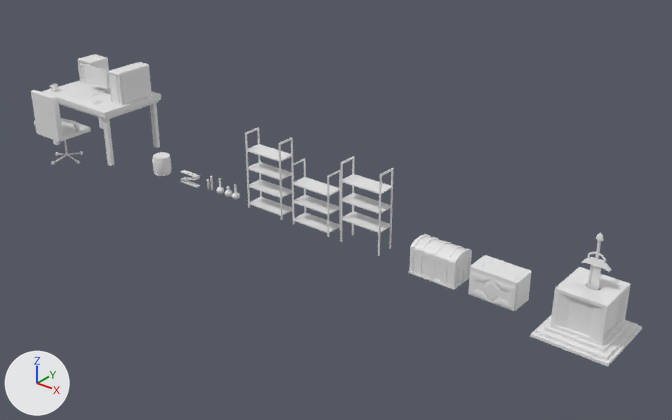
The FBX model Assets/ASSETS_ESCALATOPIA/Props/Props_002.fbx: old version first, new version second.
Rendered twice from a 50 mm lens placed at (16.32, -24.41, 16.25), pointed at (-4.03, 1.02, 0.48). The axes (+X, +Y, +Z) are drawn at lower left. The lights are the same throughout. The picture after the commit comes second. Where no turn or scale is listed for an object, it has been applied to the vertices.

In view in the first picture: 'Caja 1', 'Caja 2', 'Espada', 'Estante 1', 'Estante 2', 'Estante 3', 'Pc', 'PiedraEspada', 'Tapa 1', 'Tapa 2' and 5 more.
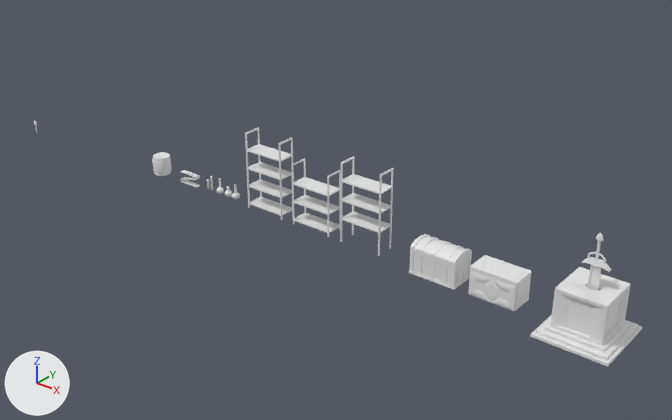
Where the newer file only moved an object's origin or applied its transform, the numbers keep the older frame.

Location of each change, [x1, y1, x2, y2] in pixels of the pictures (672 x 420 px):
'Pc', deleted
    before: [31, 54, 161, 166]

The change, as a list of edits to the scene's bpy script:
```text
Remove ob_pc:
    ob_pc = bpy.data.objects.new('Pc', me_mesh_019)
    ob_pc.location = (-15.61, 0.9, 3.26)
```
